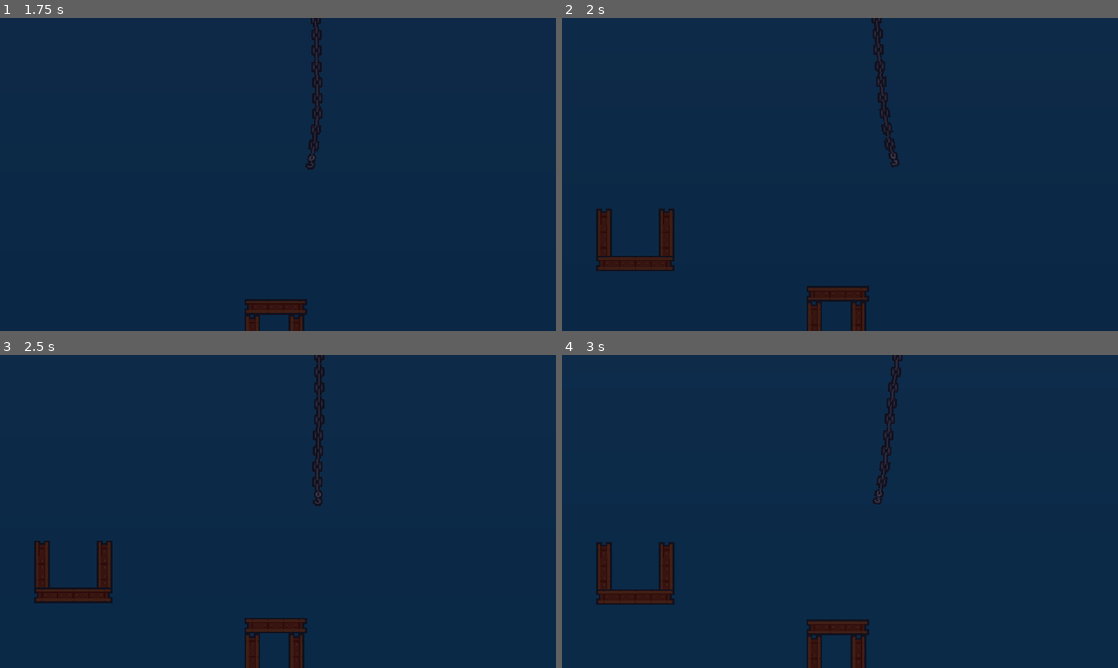
Above: before the commit, frames 1-4 (two rows, left to right).
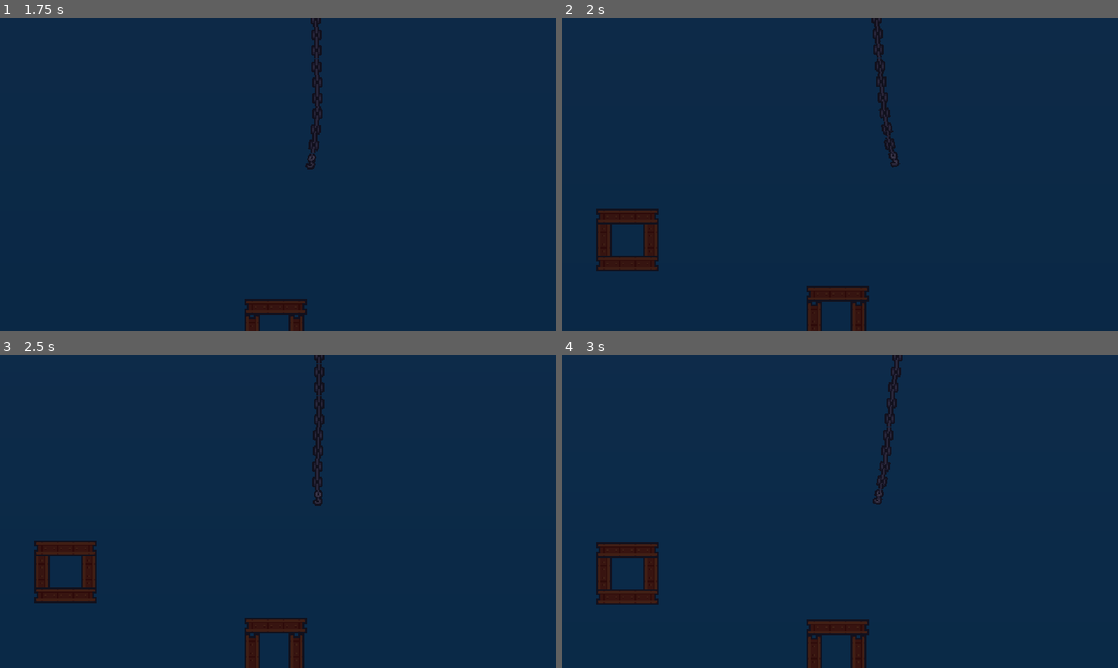
Above: after the commit, the same moments.

Repository: HeadPanda/tower-crane
Game: Godot game, scene res://scenes/main_scenes/level.tscn
Same seed, same stepped clock (60 frames per second), same inputs: the game is played once before the commit and once after it. Sound files missing from this copy of the repository are replaced by a short silence.
Inputs:
- Up to frame 1 (1.75 s): tap Enter at 0.5 s; hold D (move_right) 0.53-1.28 s; tap Space (attach) at 0.6, 1.35 s; hold Ctrl (move_down) from 1.28 s (still down)
- Up to frame 2 (2 s): keep holding Ctrl (move_down)
- Up to frame 3 (2.5 s): release Ctrl (move_down) at 2.03 s; hold D (move_right) from 2.03 s (still down); tap Space (attach) at 2.1 s
- Up to frame 4 (3 s): release D (move_right) at 2.78 s; hold Shift (move_up) from 2.78 s (still down); tap Space (attach) at 2.85 s

Frame 1 is identical in both runs. In frame 2, 1.3% of the frame differs, in the area x 6-21%, y 60-81%; in frame 3, 1.3%; in frame 4, 1.3%.

Commit message:
Add brick block

Diff:
--- a/scenes/blocks/block.tscn
+++ b/scenes/blocks/block.tscn
@@ -18,6 +18,7 @@
 linear_damp = 4.0
 angular_damp = 6.0
 script = ExtResource("1_524ei")
+impact_threshold = 50
 
 [node name="BlockDetectionArea" type="Area2D" parent="."]
 collision_layer = 64
--- a/scenes/blocks/block_spawner.tscn
+++ b/scenes/blocks/block_spawner.tscn
@@ -6,13 +6,14 @@
 [ext_resource type="PackedScene" uid="uid://b0177buwkgsme" path="res://scenes/blocks/metal_blocks/metal_block_square.tscn" id="4_bkkx8"]
 [ext_resource type="PackedScene" uid="uid://b751fxlubghsc" path="res://scenes/blocks/metal_blocks/metal_block_t.tscn" id="5_gasr1"]
 [ext_resource type="PackedScene" uid="uid://coicobv55yy8u" path="res://scenes/blocks/metal_blocks/metal_block_u.tscn" id="6_tg8wp"]
+[ext_resource type="PackedScene" uid="uid://7878fibrts88" path="res://scenes/blocks/brick_blocks/brick_wall.tscn" id="7_gasr1"]
 
 [sub_resource type="RectangleShape2D" id="RectangleShape2D_0npo0"]
 size = Vector2(150, 102)
 
 [node name="BlockSpawner" type="Node2D"]
 script = ExtResource("1_q70j1")
-block_types = Array[PackedScene]([ExtResource("2_jfi4h"), ExtResource("3_0cnjw"), ExtResource("4_bkkx8"), ExtResource("5_gasr1"), ExtResource("6_tg8wp")])
+block_types = Array[PackedScene]([ExtResource("2_jfi4h"), ExtResource("3_0cnjw"), ExtResource("4_bkkx8"), ExtResource("5_gasr1"), ExtResource("6_tg8wp"), ExtResource("7_gasr1")])
 rotations = Array[float]([0.0, 45.0, 90.0, 180.0, 270.0, -45.0, -90.0, -180.0, 0.0, 0.0, 0.0])
 
 [node name="Area2D" type="Area2D" parent="."]
--- /dev/null
+++ b/scenes/blocks/brick_blocks/brick_wall.tscn
@@ -0,0 +1,40 @@
+[gd_scene load_steps=6 format=3 uid="uid://7878fibrts88"]
+
+[ext_resource type="PackedScene" uid="uid://utmw5fssx0wo" path="res://scenes/blocks/block.tscn" id="1_q60nq"]
+[ext_resource type="AudioStream" uid="uid://x23djbqfoqe5" path="res://assets/audio/sfx/impacts/brick_impact.wav" id="2_stsh8"]
+[ext_resource type="Texture2D" uid="uid://bqd63t7ssc3bb" path="res://assets/art/environment/Brickwall6_Texture.png" id="3_yelsf"]
+[ext_resource type="Texture2D" uid="uid://dmt1lqyxrh6yl" path="res://assets/art/environment/brick_texture.png" id="4_ais5u"]
+
+[sub_resource type="RectangleShape2D" id="RectangleShape2D_afcvh"]
+size = Vector2(53, 51.85)
+
+[node name="BrickWall" instance=ExtResource("1_q60nq")]
+mass = 5.0
+
+[node name="CollisionShape2D" parent="BlockDetectionArea" index="0"]
+visible = false
+position = Vector2(-0.5, -10)
+
+[node name="TileMapLayer" parent="." index="1"]
+position = Vector2(0, 8)
+
+[node name="SFX" parent="." index="2"]
+stream = ExtResource("2_stsh8")
+pitch_scale = 0.8
+bus = &"SFX"
+
+[node name="Brick" type="Sprite2D" parent="." index="4"]
+visible = false
+scale = Vector2(0.0527344, 0.0517578)
+texture = ExtResource("3_yelsf")
+
+[node name="Sprite2D" type="Sprite2D" parent="." index="5"]
+position = Vector2(2.47748e-06, 6.85453e-07)
+scale = Vector2(1.17391, 1.13043)
+texture = ExtResource("4_ais5u")
+region_rect = Rect2(1, 1, 46, 46)
+
+[node name="CollisionShape2D" type="CollisionShape2D" parent="." index="6"]
+visible = false
+position = Vector2(0, 0.0750002)
+shape = SubResource("RectangleShape2D_afcvh")
Binary file added: assets/art/environment/Brickwall6_Texture.png
Not shown, added: assets/art/environment/Brickwall6_Texture.png.import
Binary file added: assets/art/environment/brick_texture.png
Not shown, added: assets/art/environment/brick_texture.png.import
Not shown, removed: assets/audio/sfx/impacts/brick-dropped-on-other-bricks-14722.mp3.import
Not shown, added: assets/audio/sfx/impacts/brick_impact.wav.import
Not shown: 1 places in scenes/blocks/block_spawner.tscn that only renumber resources
Not shown, removed: assets/audio/sfx/impacts/brick-dropped-on-other-bricks-14722.mp3
Not shown, added: assets/audio/sfx/impacts/brick_impact.wav
